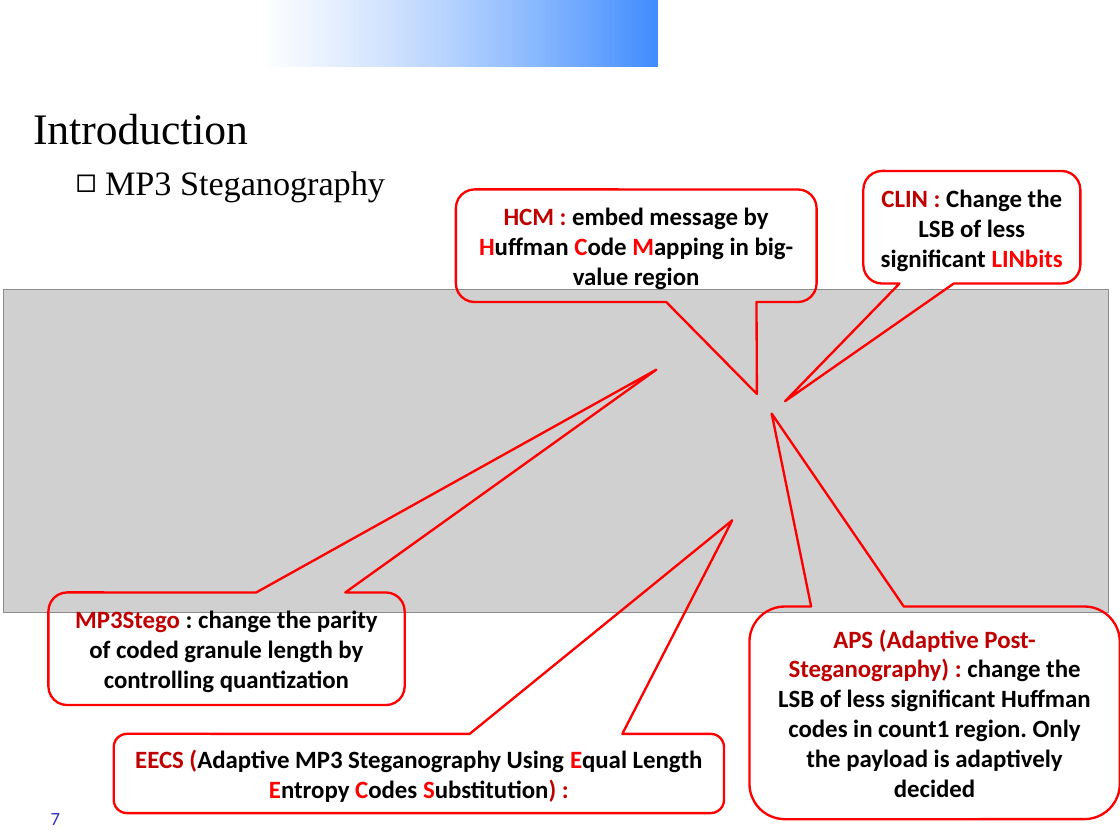
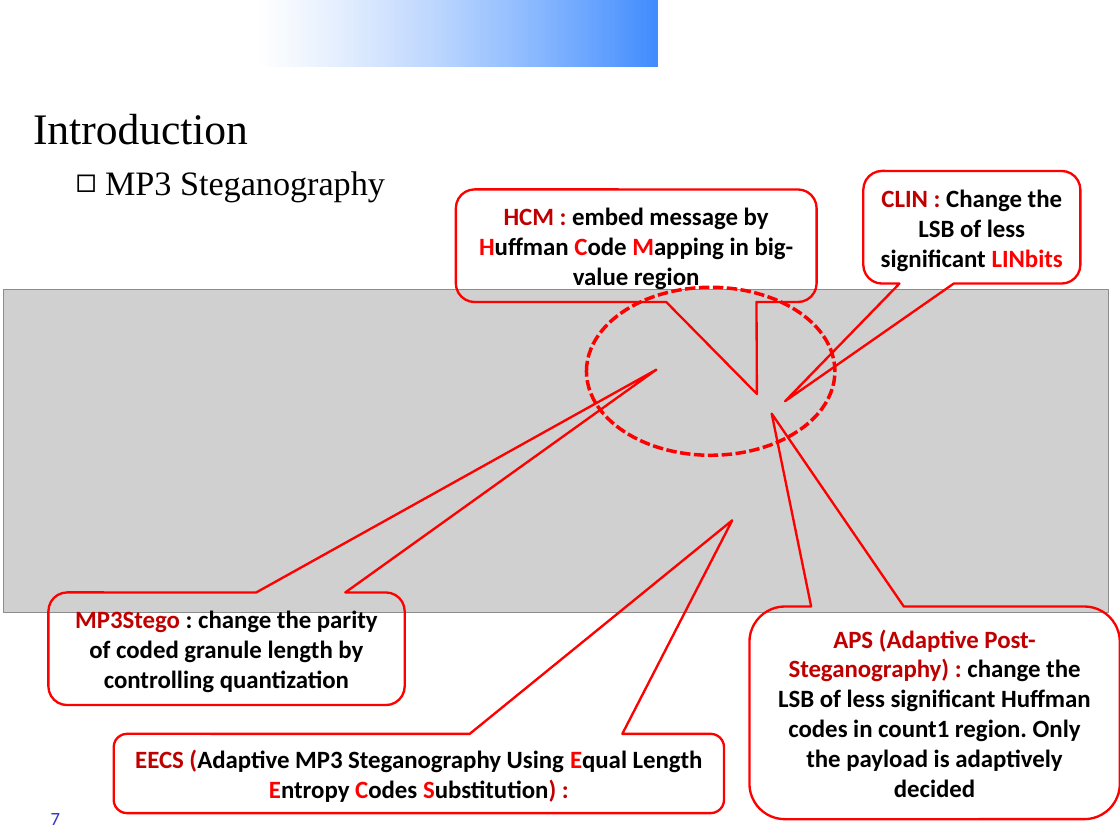
Before and after one commit to Charleswyt/tf_audio_steganalysis, a slide deck: slide 7 of CNN-based Steganalysis of MP3 Steganography in the Entropy Code Domain.pptx. Drawn at 1120x840 pixels with LibreOffice and Linux fonts; fonts in the diff are those of the drawing; grey boxes stand for pictures; background and template pictures are left out. Boxes give left, top, right and bottom in pixels: in the first picture for what was removed or moved away, otherwise in the second. Text is boxed around its words. In the diff, an @@ line names an element or a change of style, - is before the commit and + after.

```diff
--- a/CNN-based Steganalysis of MP3 Steganography in the Entropy Code Domain.pptx
+++ b/CNN-based Steganalysis of MP3 Steganography in the Entropy Code Domain.pptx
@@ ellipse added at [587,288,836,456], outline #FF0000 2.25 pt dashed @@
```
Also in this commit, not shown: 5 other slides changed, 2 slides added.
